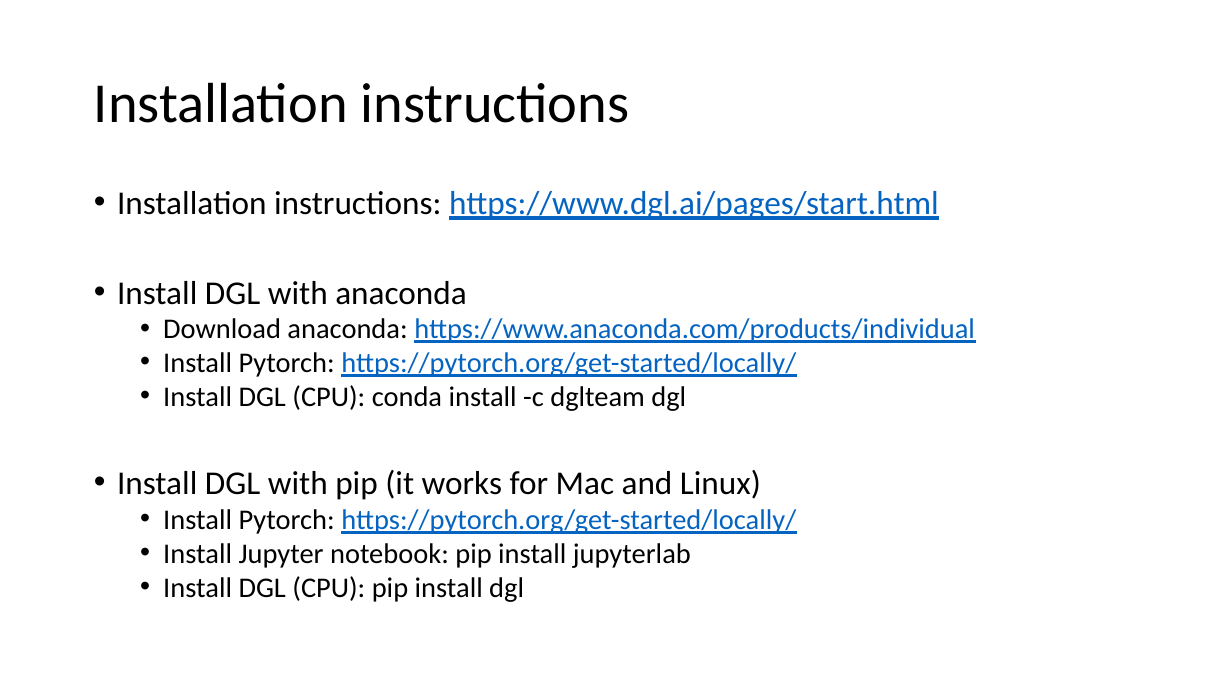
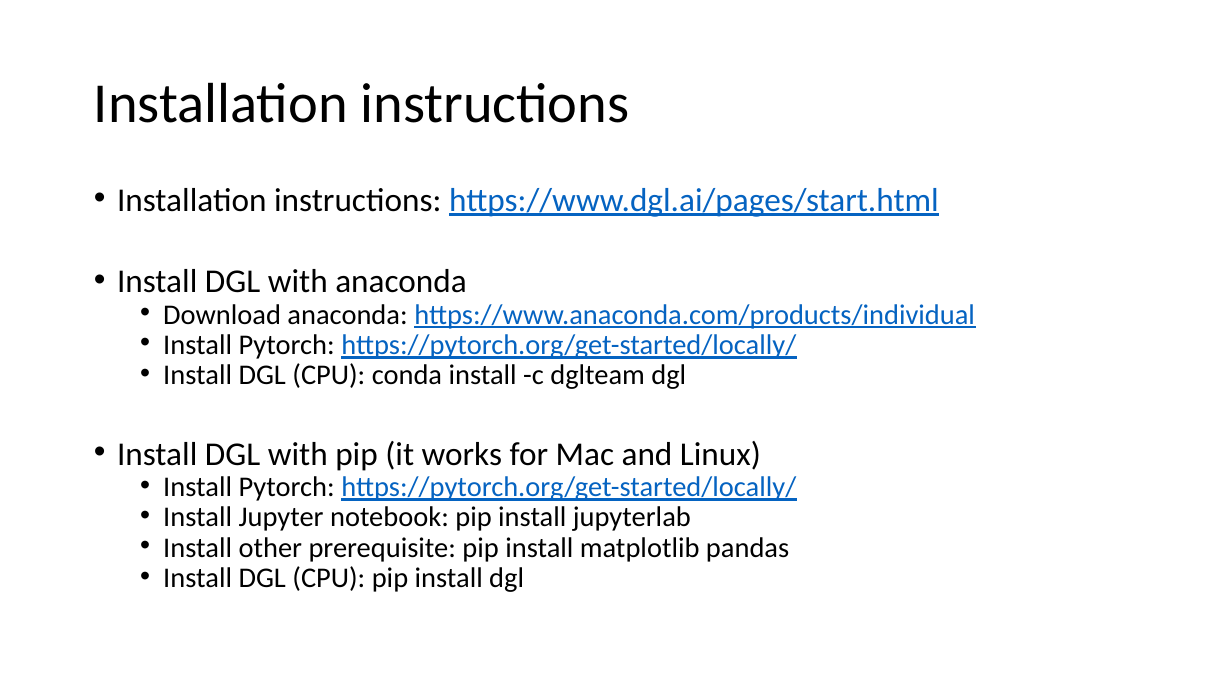
Before and after one commit to dglai/dgl_winter_school, a slide deck: slide 2 of 2-dgl101/dgl101.pptx. Drawn at 1232x693 pixels with LibreOffice and Linux fonts; fonts in the diff are those of the drawing. Boxes give left, top, right and bottom in pixels: in the first picture for what was removed or moved away, otherwise in the second. Text is boxed around its words. In the diff, an @@ line names an element or a change of style, - is before the commit and + after.

Commit message:
update.

```diff
--- a/2-dgl101/dgl101.pptx
+++ b/2-dgl101/dgl101.pptx
@@ text at <box>117,188,975,592</box>: line spacing 0.8 to 0.7 @@
@@ text at <box>163,537,789,562</box>: paragraph added @@
+  • Install other prerequisite: pip install matplotlib pandas
```
